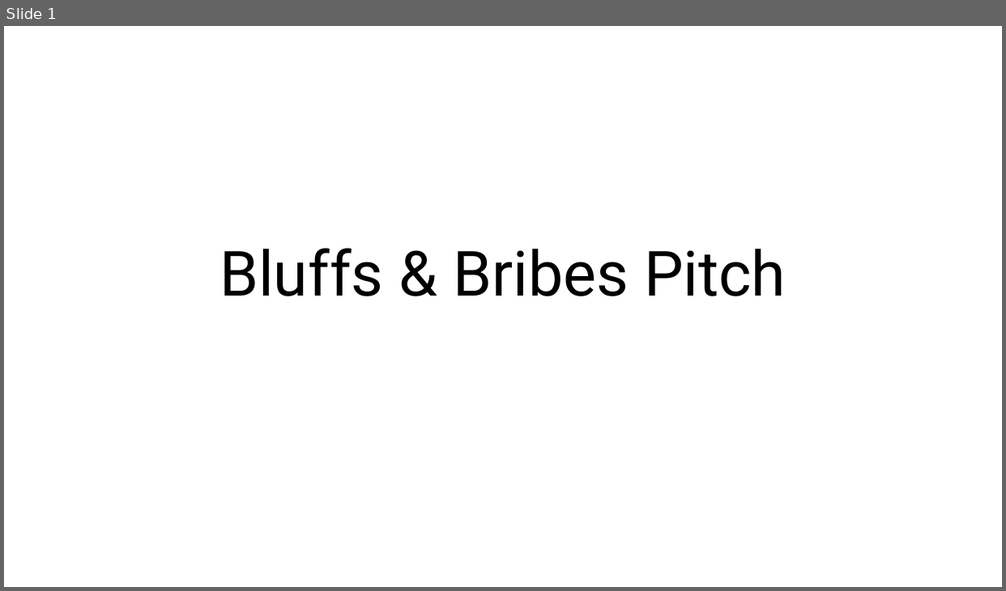
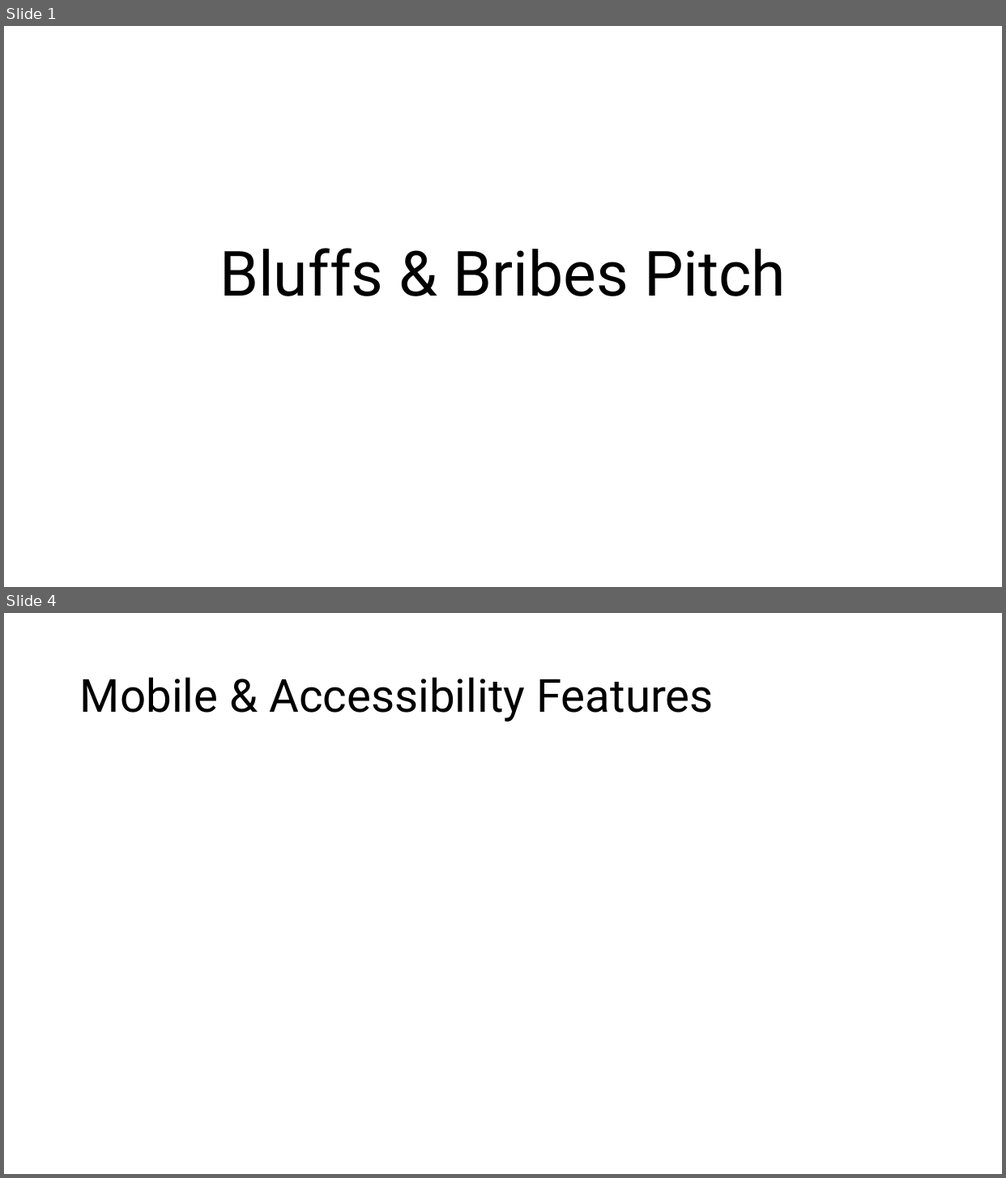
Before and after one commit to IsabelHampton/bluffs-and-bribes, a slide deck: Docs/Bluffs & Bribes Pitch.pptx. Shown one above the other, each under a label of ours: slide 1 before the commit, slides 1 and 4 after it; the slides between them are not shown. The pictures are 1006x591 and 1006x1178 pixels, drawn with LibreOffice and Linux fonts; fonts in the diff are those of the drawing. Boxes give left, top, right and bottom in pixels: in the first picture for what was removed or moved away, otherwise in the second. Text is boxed around its words. In the diff, an @@ line names an element or a change of style, - is before the commit and + after.

Commit message:
Updated docs, added mobile support and changed to uni Unity version

```diff
--- a/Docs/Bluffs & Bribes Pitch.pptx
+++ b/Docs/Bluffs & Bribes Pitch.pptx
@@ slide 4 added at (4, 613, 1002, 1174), background #FFFFFF @@
@@ title added at (80, 677, 714, 722), 44 pt, text #000000 @@
+Mobile & Accessibility Features
```
Also in this commit, not shown: 3 other slides added, 6 other files.
